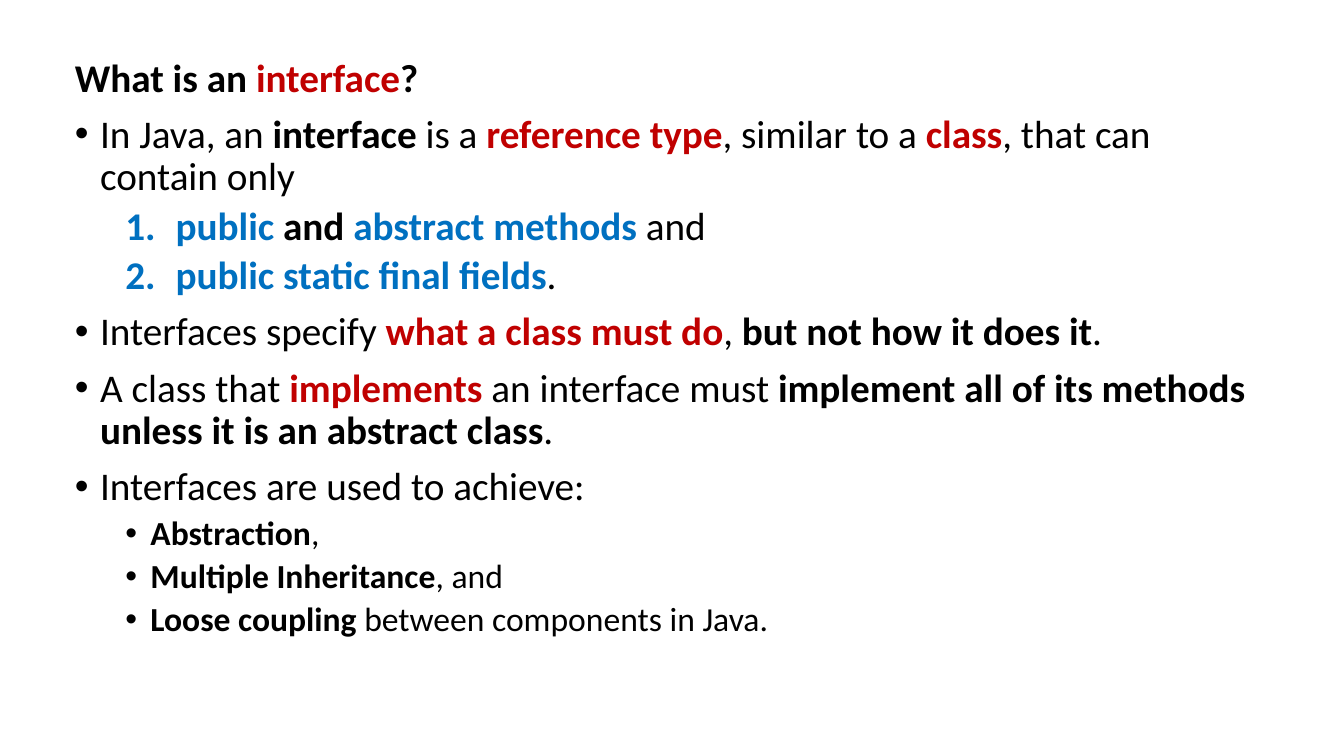
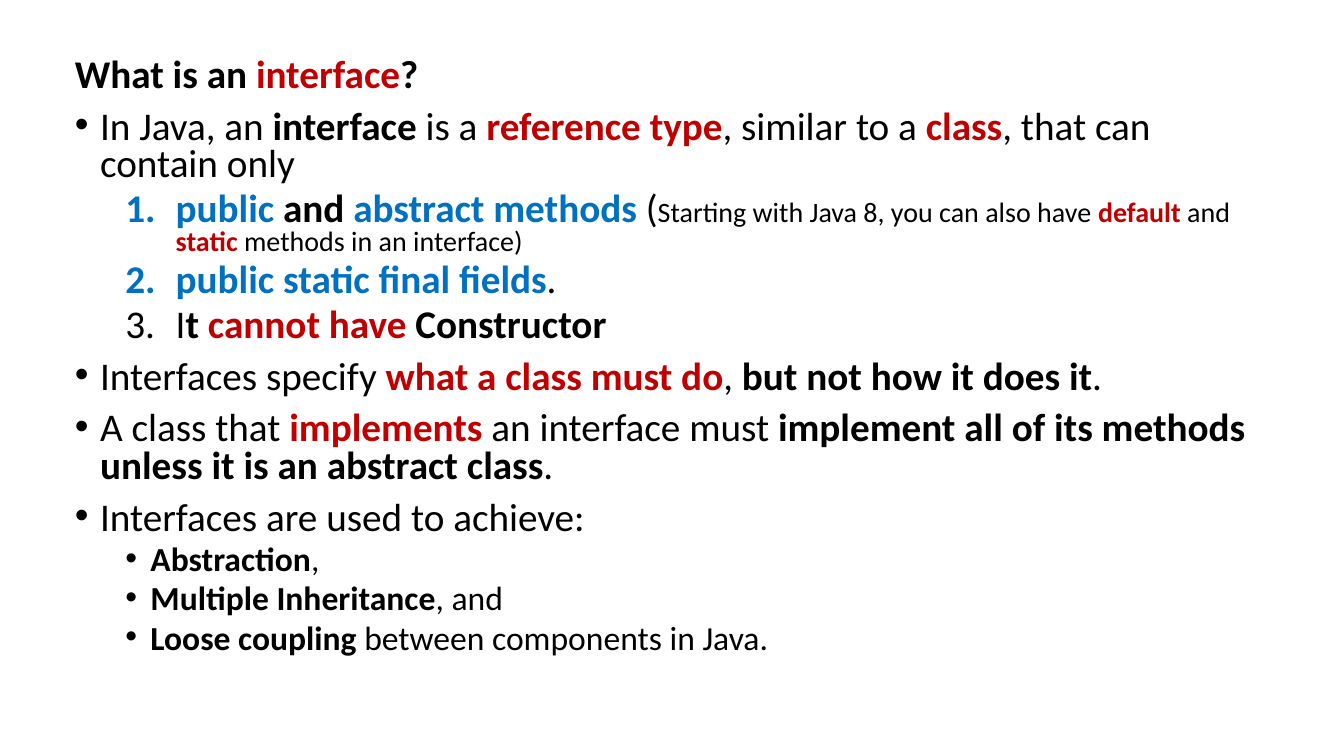
Before and after one commit to PRAMOD-VISHNU-NAIK/MCA-2nd-Sem-Shridevi-College, a slide deck: slide 3 of Theory Class-Notes/Complete Syllabus and Notes/Module-3 Interfaces and Packages.pptx (slide 2 before the commit). Drawn at 1344x756 pixels with LibreOffice and Linux fonts; fonts in the diff are those of the drawing. Boxes give left, top, right and bottom in pixels: in the first picture for what was removed or moved away, otherwise in the second. Text is boxed around its words. In the diff, an @@ line names an element or a change of style, - is before the commit and + after.

```diff
--- a/Theory Class-Notes/Complete Syllabus and Notes/Module-3 Interfaces and Packages.pptx
+++ b/Theory Class-Notes/Complete Syllabus and Notes/Module-3 Interfaces and Packages.pptx
@@ text at [75,60,1246,656]: line spacing 0.9 to 0.8 @@
@@ text at [176,194,1230,255]: text changed; size 28 to 20 pt; text colour #0070C0 to #000000; bold off @@
-  1. public and abstract methods and
+  1. public and abstract methods (Starting with Java 8, you can also have default and static methods in an interface)
@@ text at [176,310,606,339]: paragraph added @@
+  3. It cannot have Constructor
```
Also in this commit, not shown: 1 other slide changed, 2 slides added, 2 other files.
